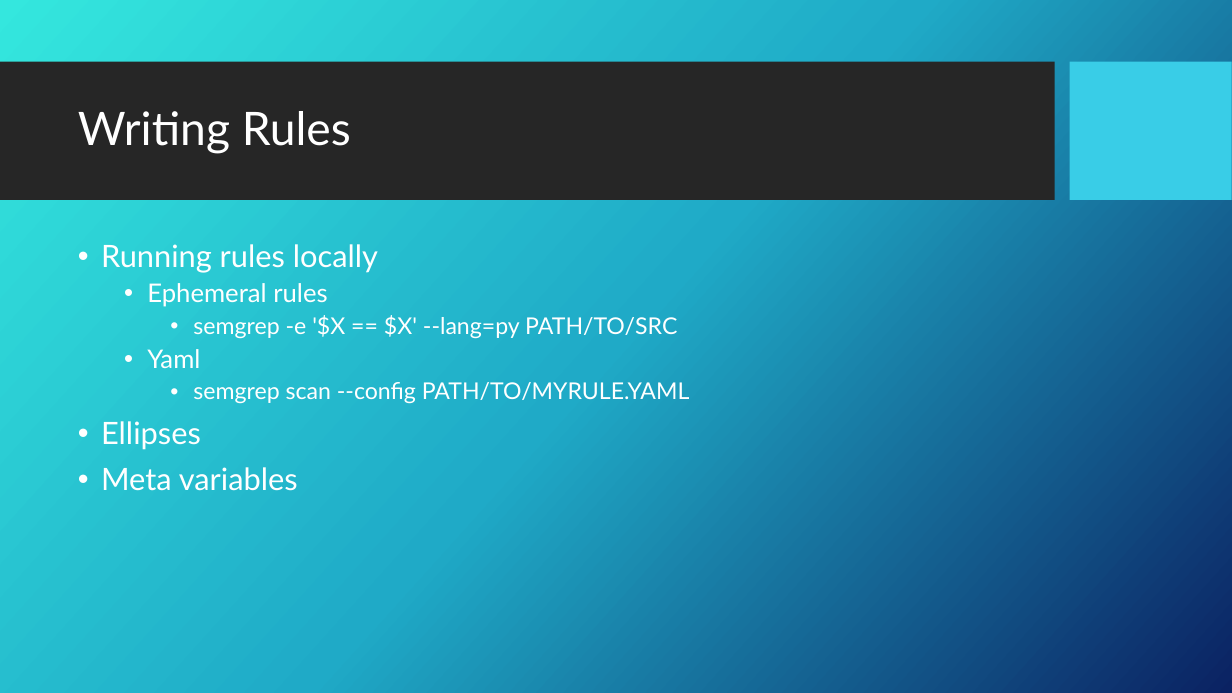
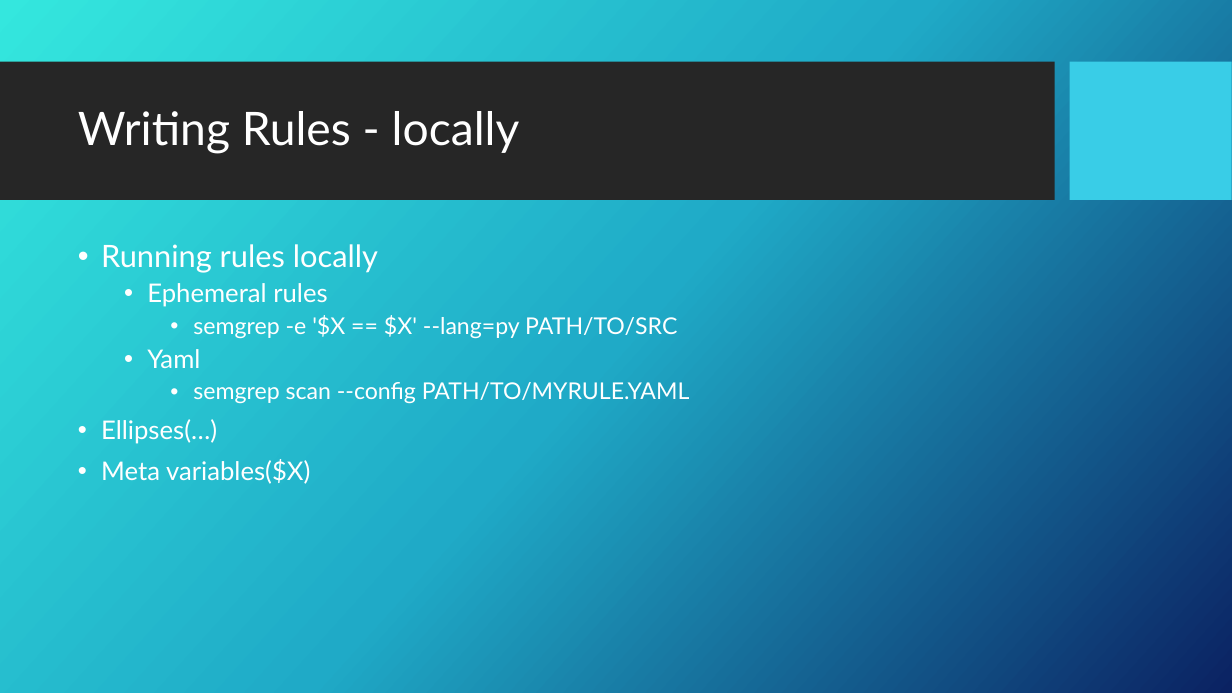
Before and after one commit to ajeesh875/pyShellSAST, a slide deck: slide 10 of SEMGREP.pptx (slide 8 before the commit). Drawn at 1232x693 pixels with LibreOffice and Linux fonts; fonts in the diff are those of the drawing; background and template pictures are left out. Boxes give left, top, right and bottom in pixels: in the first picture for what was removed or moved away, otherwise in the second. Text is boxed around its words. In the diff, an @@ line names an element or a change of style, - is before the commit and + after.

```diff
--- a/SEMGREP.pptx
+++ b/SEMGREP.pptx
@@ title at [78, 111, 520, 154]: text changed @@
-Writing Rules
+Writing Rules - locally
@@ text at [101, 419, 310, 484]: text changed; size 24 to 20 pt @@
-• Ellipses
-• Meta variables
+• Ellipses(…)
+• Meta variables($X)
```
Also in this commit, not shown: 3 other slides changed, 9 slides added, 1 slide removed.
